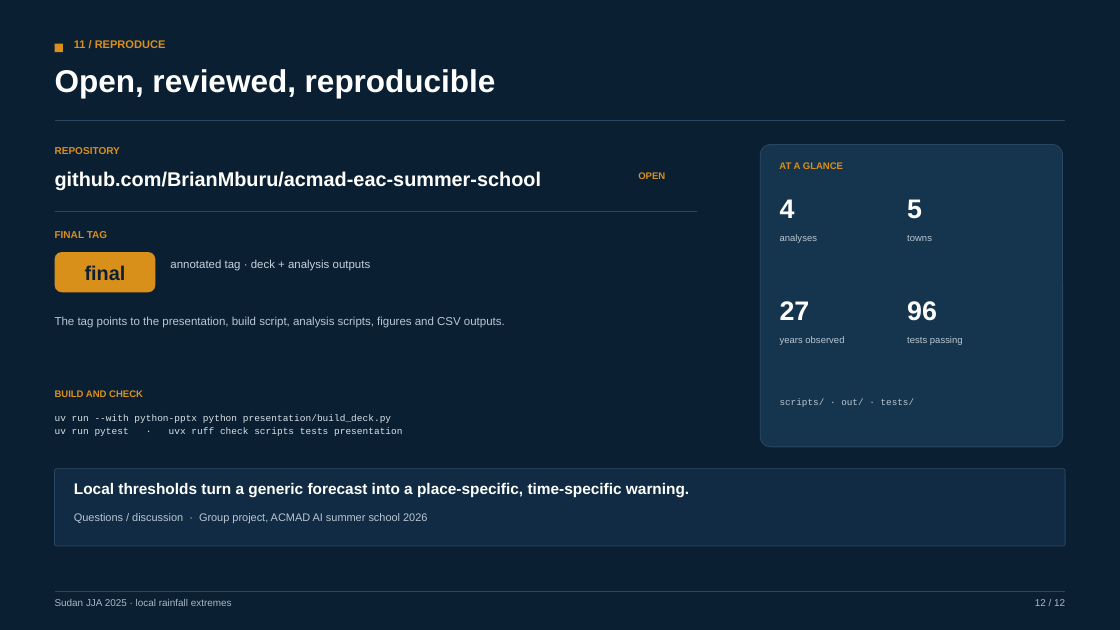
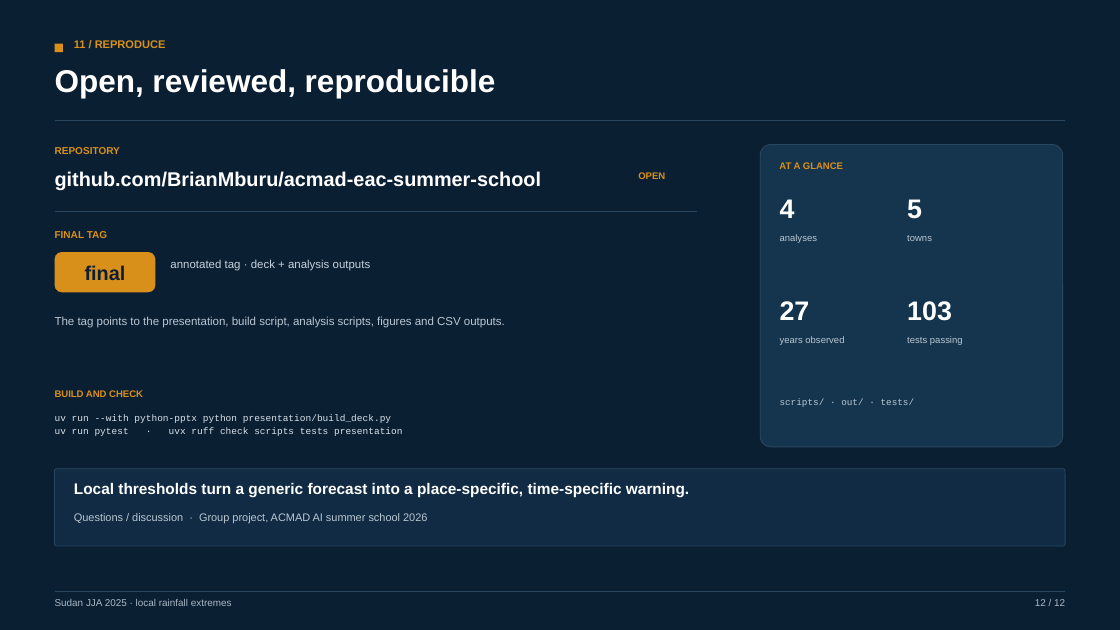
Before and after one commit to BrianMburu/acmad-eac-summer-school, a slide deck: slide 12 of presentation/JJA2025_Sudan_forecast_risk.pptx. Drawn at 1120x630 pixels with LibreOffice and Linux fonts; fonts in the diff are those of the drawing. Boxes give left, top, right and bottom in pixels: in the first picture for what was removed or moved away, otherwise in the second. Text is boxed around its words. In the diff, an @@ line names an element or a change of style, - is before the commit and + after.

Commit message:
Update presentation test count after workflow merge

```diff
--- a/presentation/JJA2025_Sudan_forecast_risk.pptx
+++ b/presentation/JJA2025_Sudan_forecast_risk.pptx
@@ text at [907, 301, 952, 321]: text changed @@
-96
+103
```
Also in this commit, not shown: 1 other file.
